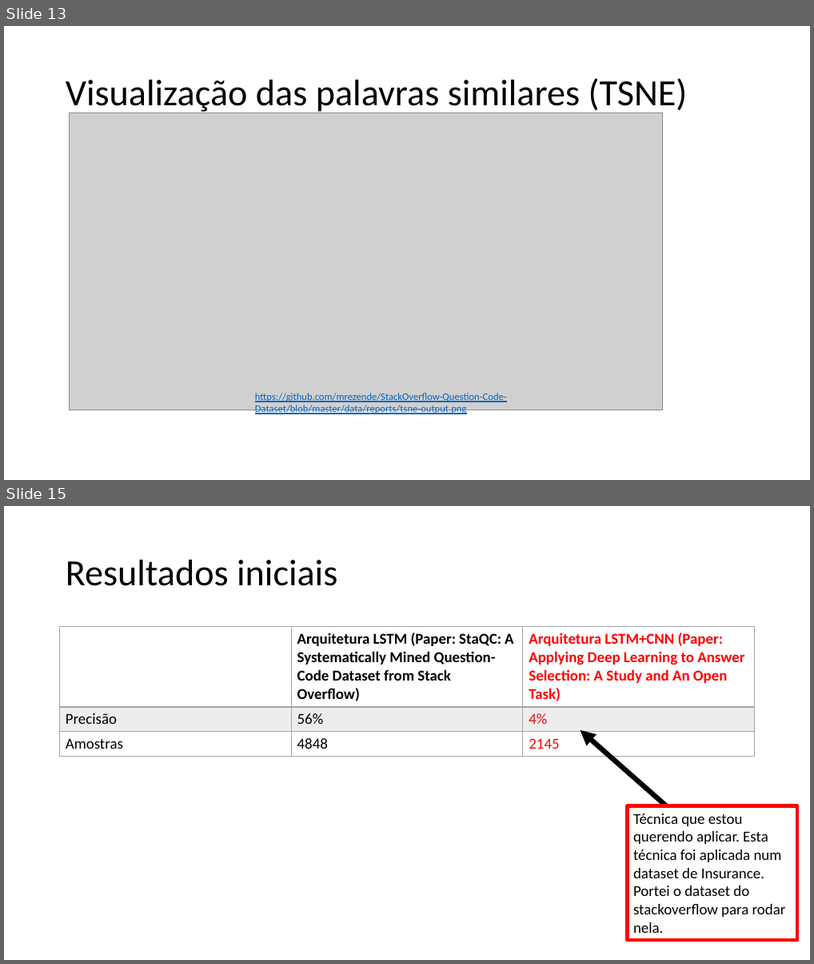
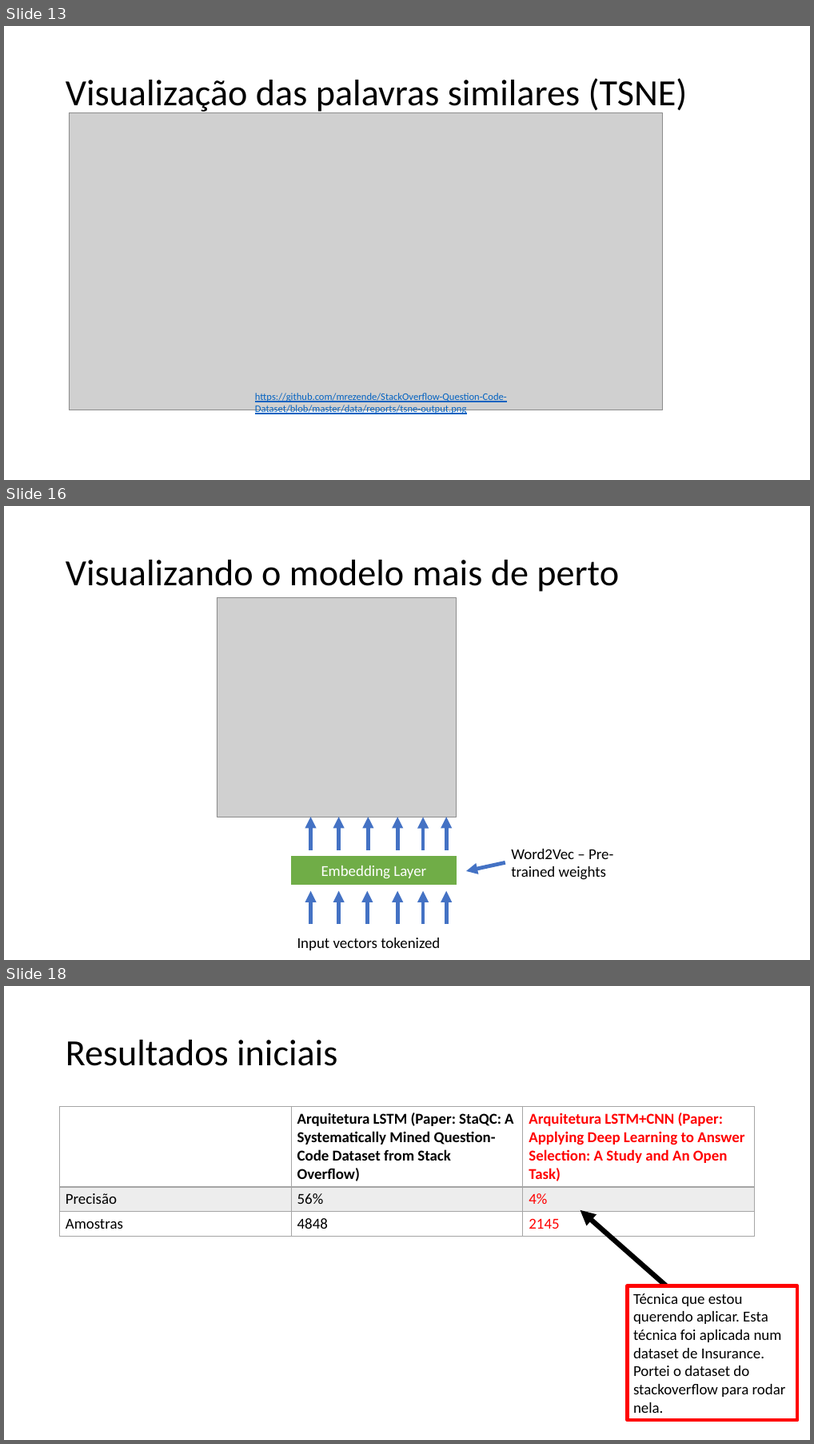
Before and after one commit to mrezende/Question-Answer-Selection, a slide deck: draft/presentation_draft.pptx. Shown one above the other, each under a label of ours: slides 13 and 15 before the commit, slides 13, 16 and 18 after it; the slides between them are not shown. The pictures are 814x964 and 814x1444 pixels, drawn with LibreOffice and Linux fonts; fonts in the diff are those of the drawing; grey boxes stand for pictures. Boxes give left, top, right and bottom in pixels: in the first picture for what was removed or moved away, otherwise in the second. Text is boxed around its words. In the diff, an @@ line names an element or a change of style, - is before the commit and + after.

Commit message:
editing presentation

```diff
--- a/draft/presentation_draft.pptx
+++ b/draft/presentation_draft.pptx
@@ slide 16 added at (4, 506, 810, 960), background #FFFFFF @@
@@ title added at (66, 560, 619, 592), 44 pt, text #000000 @@
+Visualizando o modelo mais de perto
@@ picture added at (217, 597, 457, 817) @@
@@ arrow added from (310, 850) to (310, 817), #4472C4 4.5 pt @@
@@ arrow added from (339, 850) to (339, 817), #4472C4 4.5 pt @@
@@ arrow added from (368, 850) to (368, 817), #4472C4 4.5 pt @@
@@ arrow added from (398, 850) to (398, 817), #4472C4 4.5 pt @@
@@ arrow added from (423, 850) to (423, 817), #4472C4 4.5 pt @@
@@ arrow added from (447, 850) to (447, 817), #4472C4 4.5 pt @@
@@ rectangle added at (291, 856, 457, 884), fill #70AD47, outline #70AD47 1 pt, 18 pt, text #FFFFFF @@
+Embedding Layer
@@ arrow added from (506, 862) to (466, 871), #4472C4 4.5 pt @@
@@ text added at (511, 848, 614, 880), 18 pt, text #000000 @@
+Word2Vec – Pre-trained weights
@@ arrow added from (310, 924) to (310, 891), #4472C4 4.5 pt @@
@@ arrow added from (339, 924) to (339, 891), #4472C4 4.5 pt @@
@@ arrow added from (367, 924) to (367, 891), #4472C4 4.5 pt @@
@@ arrow added from (398, 924) to (398, 891), #4472C4 4.5 pt @@
@@ arrow added from (423, 924) to (423, 891), #4472C4 4.5 pt @@
@@ arrow added from (447, 924) to (447, 891), #4472C4 4.5 pt @@
@@ text added at (298, 937, 440, 950), 18 pt, text #000000 @@
+Input vectors tokenized
@@ what was slide 15 is now slide 18 @@
```
Also in this commit, not shown: 1 slide changed, 2 other slides added, 3 other files.
